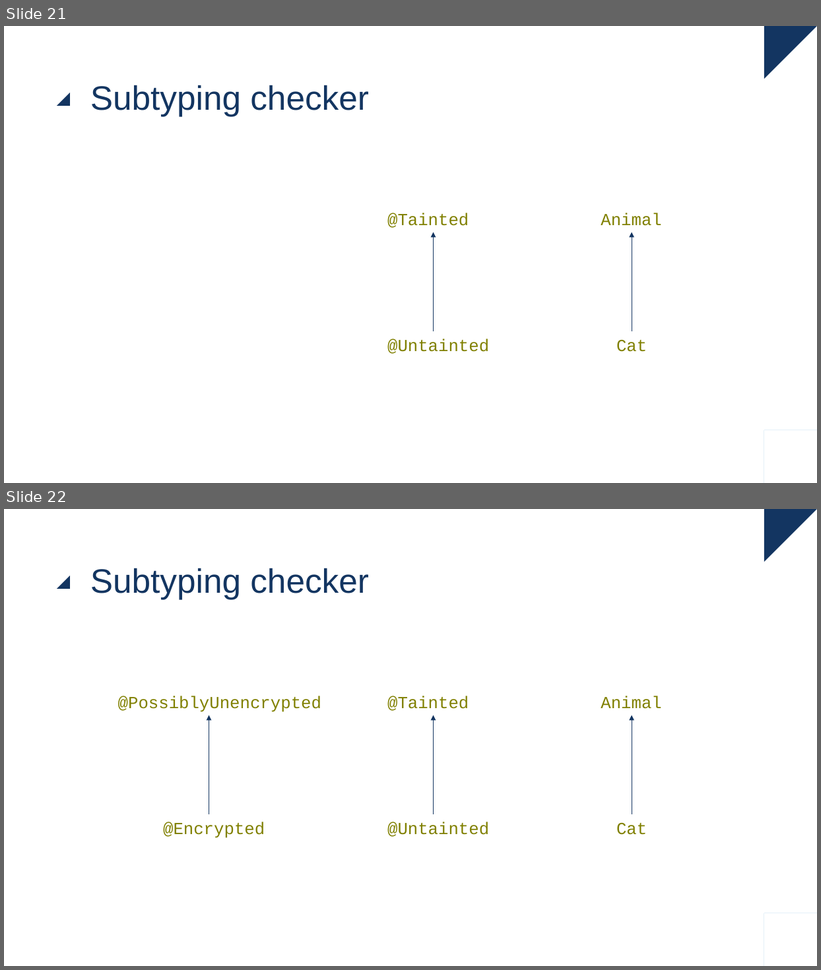
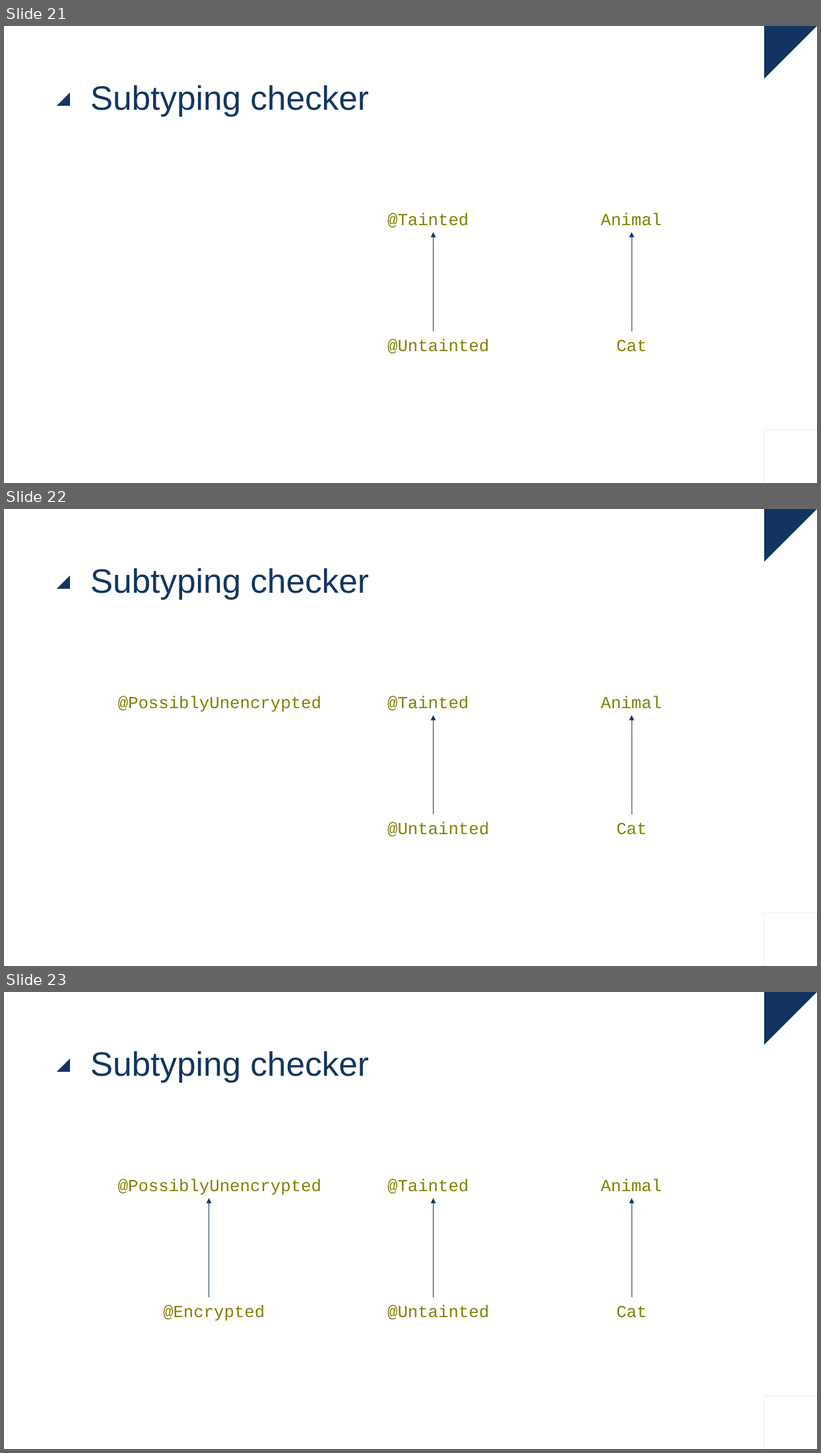
Before and after one commit to ingmars1709/checker, a slide deck: Checker Framework.pptx. Shown one above the other, each under a label of ours: slides 21 and 22 before the commit, slides 21, 22 and 23 after it. The pictures are 821x970 and 821x1453 pixels, drawn with LibreOffice and Linux fonts; fonts in the diff are those of the drawing. Boxes give left, top, right and bottom in pixels: in the first picture for what was removed or moved away, otherwise in the second. Text is boxed around its words. In the diff, an @@ line names an element or a change of style, - is before the commit and + after.

```diff
--- a/Checker Framework.pptx
+++ b/Checker Framework.pptx
@@ slide 22 added at <box>4,509,817,966</box>, background #FFFFFF; not listed: 4 template elements that a slide beside it also shows @@
@@ title added at <box>90,568,369,599</box>, 40 pt, text #133561 @@
+Subtyping checker
@@ text added at <box>118,696,321,712</box>, 20 pt, text #808000 @@
+@PossiblyUnencrypted
@@ text added at <box>387,696,469,711</box>, 20 pt, text #808000 @@
+@Tainted
@@ text added at <box>601,696,661,709</box>, 20 pt, text #808000 @@
+Animal
@@ arrow added from (434, 815) to (434, 715), #133561 0.5 pt @@
@@ arrow added from (632, 815) to (632, 715), #133561 0.5 pt @@
@@ text added at <box>387,822,489,837</box>, 20 pt, text #808000 @@
+@Untainted
@@ text added at <box>616,823,647,835</box>, 20 pt, text #808000 @@
+Cat
@@ what was slide 22 is now slide 23 @@
```
Also in this commit, not shown: 2 slides changed.
